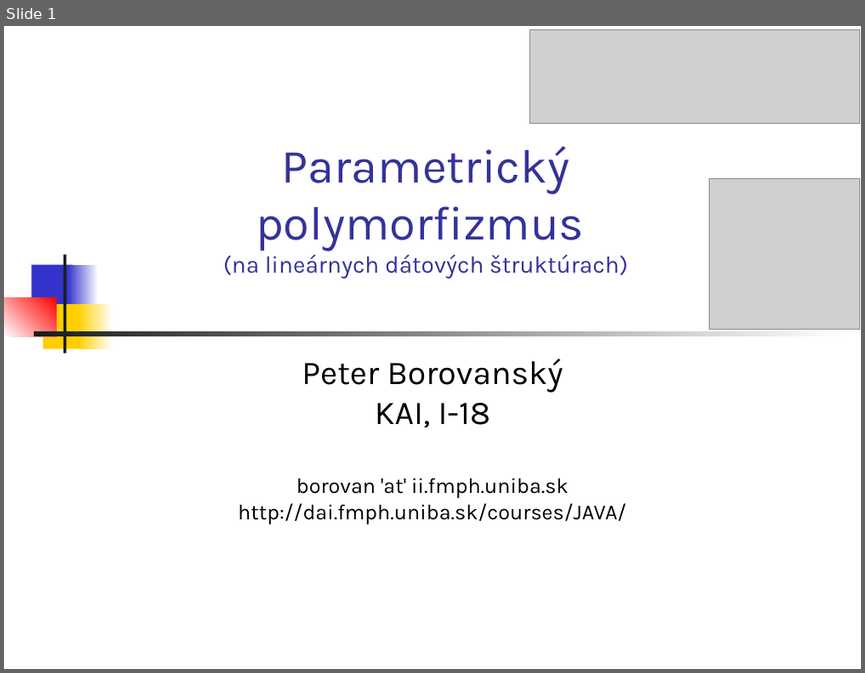
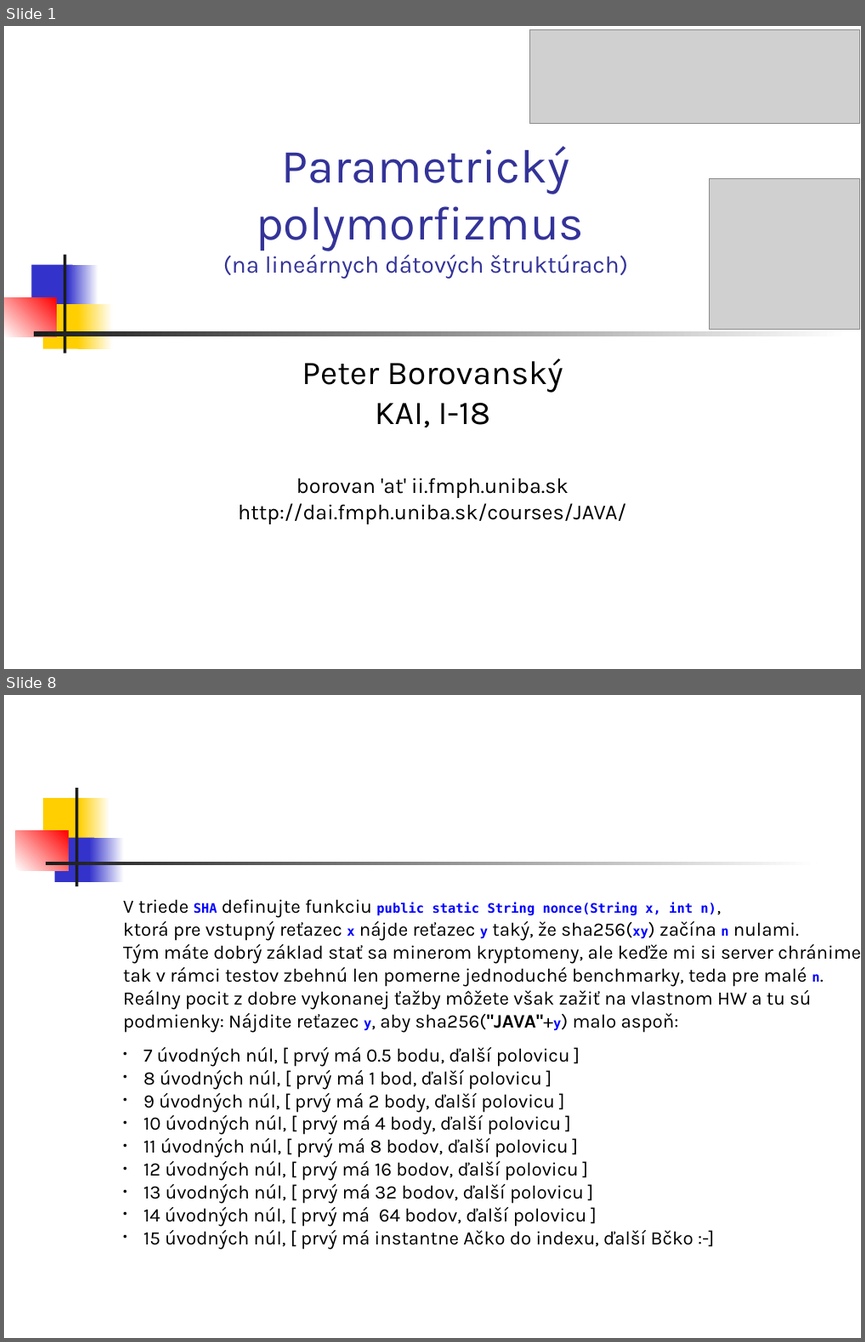
Before and after one commit to Programovanie4/Prednasky, a slide deck: 05/05_java.ppt. Shown one above the other, each under a label of ours: slide 1 before the commit, slides 1 and 8 after it; the slides between them are not shown. The pictures are 865x673 and 865x1342 pixels, drawn with LibreOffice and Linux fonts; fonts in the diff are those of the drawing; grey boxes stand for pictures. Boxes give left, top, right and bottom in pixels: in the first picture for what was removed or moved away, otherwise in the second. Text is boxed around its words. In the diff, an @@ line names an element or a change of style, - is before the commit and + after.

```diff
--- a/05/05_java.ppt
+++ b/05/05_java.ppt
@@ slide 8 added at (4,695,861,1338), background #FFFFFF @@
@@ rectangle added at (75,788,78,886), fill #1C1C1C @@
@@ rectangle added at (43,798,85,842), fill #FFCF01 @@
@@ rectangle added at (80,798,110,842), fill gradient #FFCF01 to #FFFFFF @@
@@ rectangle added at (16,830,69,870), fill gradient #FFFFFF to #FF0000 @@
@@ rectangle added at (54,837,94,882), fill #3333CC @@
@@ rectangle added at (90,837,124,882), fill gradient #3333CC to #FFFFFF @@
@@ rectangle added at (45,862,817,865), fill gradient #1C1C1C to #FFFFFF @@
@@ text added at (123,899,861,1249), 16 pt, text #000000 @@
+V triede SHA definujte funkciu public static String nonce(String x, int n),
+ktorá pre vstupný reťazec x nájde reťazec y taký, že sha256(xy) začína n nulami.
+Tým máte dobrý základ stať sa minerom kryptomeny, ale keďže mi si server chránime,
+tak v rámci testov zbehnú len pomerne jednoduché benchmarky, teda pre malé n.
+Reálny pocit z dobre vykonanej ťažby môžete však zažiť na vlastnom HW a tu sú
+podmienky: Nájdite reťazec y, aby sha256("JAVA"+y) malo aspoň:
+• 7 úvodných núl, [ prvý má 0.5 bodu, ďalší polovicu ]
+• 8 úvodných núl, [ prvý má 1 bod, ďalší polovicu ]
+• 9 úvodných núl, [ prvý má 2 body, ďalší polovicu ]
+• 10 úvodných núl, [ prvý má 4 body, ďalší polovicu ]
+• 11 úvodných núl, [ prvý má 8 bodov, ďalší polovicu ]
+• 12 úvodných núl, [ prvý má 16 bodov, ďalší polovicu ]
+• 13 úvodných núl, [ prvý má 32 bodov, ďalší polovicu ]
+• 14 úvodných núl, [ prvý má 64 bodov, ďalší polovicu ]
+• 15 úvodných núl, [ prvý má instantne Ačko do indexu, ďalší Bčko :-]
```
Also in this commit, not shown: 3 slides changed, 6 other slides added, 4 other files.
